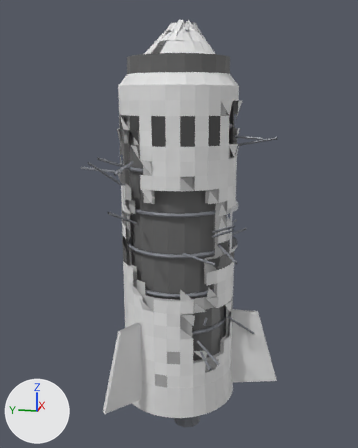
Two versions of the glTF model shackleton/assets/wreck.glb, one commit apart.
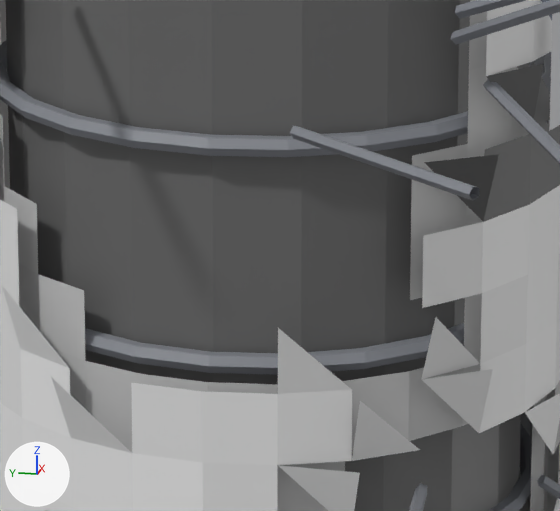
Each version appears first whole from a 50 mm lens placed at (-18.5, -3.72, 11.65), pointed at (-0.02, -0.02, 7.03), and next in a close-up on the part from 36% to 65% of the width and 51% to 72% of the height. Lighting does not change. The marker at lower left points along +X, +Y and +Z. The last two pictures show the newer version. Where no turn or scale is listed for an object, it has been applied to the vertices. Vertices at exactly the same position are counted once.

Before the edit, the objects in view are built like this:
```python
me_wreck = bpy.data.meshes.new('wreck')
me_wreck.from_pydata(...)  # 3363 vertices, 5187 faces; spans x -3.6..3.5, y -4.1..3.8, z -1.0..14.6
me_wreck.materials.append(mat_defaultmaterial)
ob_wreck = bpy.data.objects.new('wreck', me_wreck)
ob_wreck.location = (0.0, 0.0, 0.0)
```
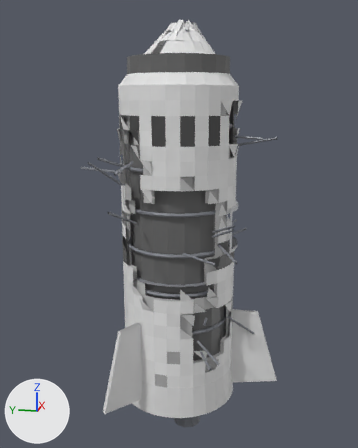
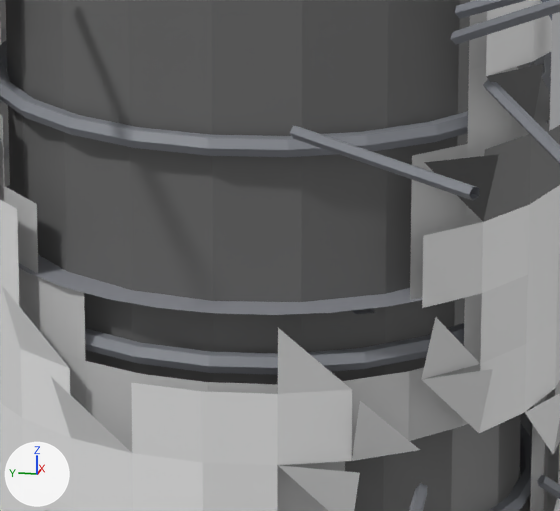
What changed in the scene script:
```text
Change me_wreck:
    used by ob_wreck; location = (0.0, 0.0, 0.0)
    remove me_wreck.from_pydata(...)  # 3363 vertices, 5187 faces; spans x -3.6..3.5, y -4.1..3.8, z -1.0..14.6
    add me_wreck.from_pydata(...)  # 3652 vertices, 5491 faces; spans x -3.6..3.5, y -4.1..3.8, z -1.0..14.6
    me_wreck part 1
    223 vertices are added at x -2.1..2.1, y -1.9..2.1, z 1.8..11.0
    43 new vertices lie (0.6, 0.0, 0.0) away from vertices in x -1.8..0.9, y -0.5..2.0, z 1.9..11.0
    10 new vertices lie (0.2, 0.5, 0.0) away from vertices in x -1.5..1.3, y -1.9..1.4, z 5.2
    8 new vertices lie (0.5, 0.2, 0.0) away from vertices in x -1.9..1.4, y -0.8..0.6, z 5.2
    5 new vertices lie (-0.5, 0.0, 0.0) away from vertices in x -1.0..1.5, y -0.3..0.2, z 5.2
    304 new faces join them
```

Boxes (x1, y1, x2, y2) around the edits, measured in the close-ups (560 x 511 px):
part 1 of me_wreck, added (mostly hidden)
    after: (0, 26, 422, 315)
